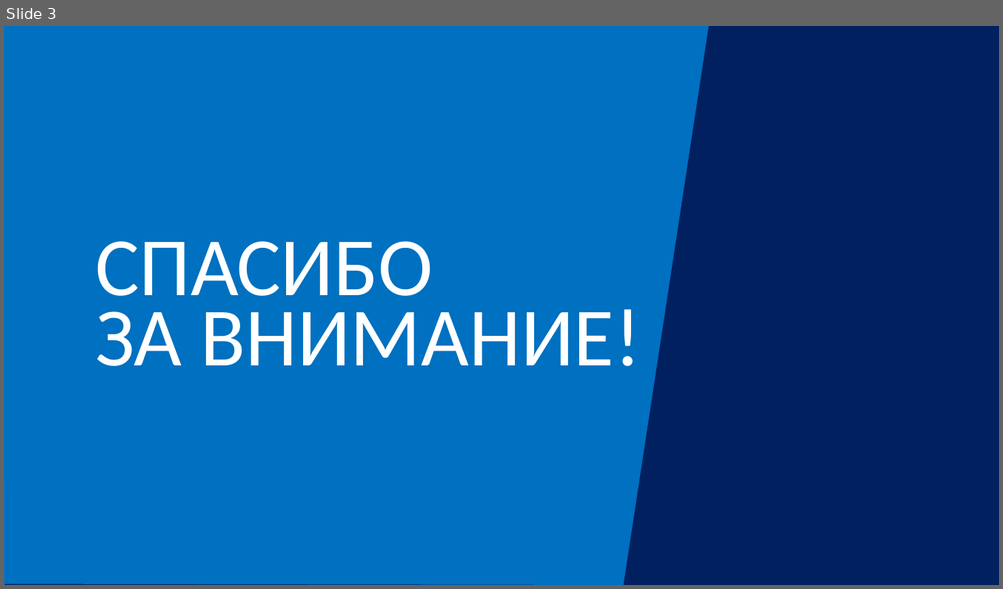
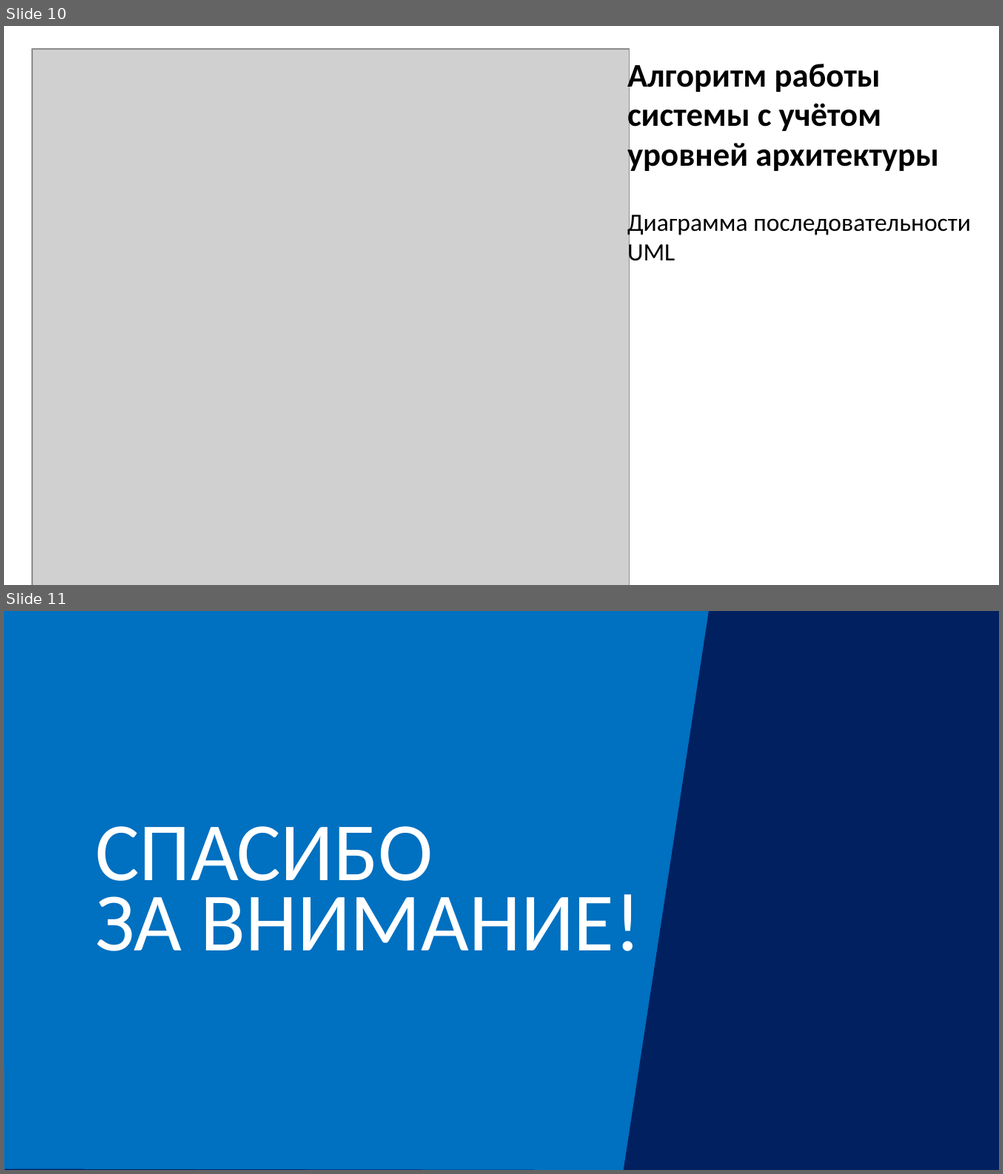
Before and after one commit to kostasmov/SevSU, a slide deck: 8 семестр/ПпЦП/Итоговая презентация.pptx. Shown one above the other, each under a label of ours: slide 3 before the commit, slides 10 and 11 after it. The pictures are 1003x589 and 1003x1174 pixels, drawn with LibreOffice and Linux fonts; fonts in the diff are those of the drawing; grey boxes stand for pictures. Boxes give left, top, right and bottom in pixels: in the first picture for what was removed or moved away, otherwise in the second. Text is boxed around its words. In the diff, an @@ line names an element or a change of style, - is before the commit and + after.

```diff
--- a/8 семестр/ПпЦП/Итоговая презентация.pptx
+++ b/8 семестр/ПпЦП/Итоговая презентация.pptx
@@ slide 10 added at [4, 26, 999, 585], background #FFFFFF @@
@@ picture added at [32, 49, 629, 585] @@
@@ text added at [627, 59, 970, 266], 24 pt, text #000000, bold @@
+Алгоритм работы системы с учётом уровней архитектуры
+Диаграмма последовательности UML
@@ what was slide 3 is now slide 11 @@
```
Also in this commit, not shown: 1 slide changed, 8 other slides added, 1 slide removed, 31 other files.
